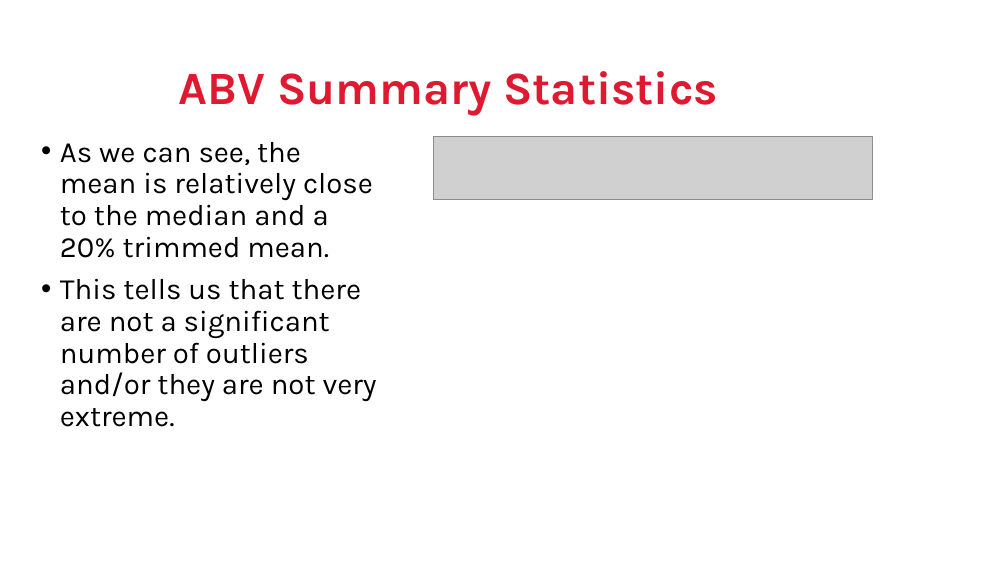
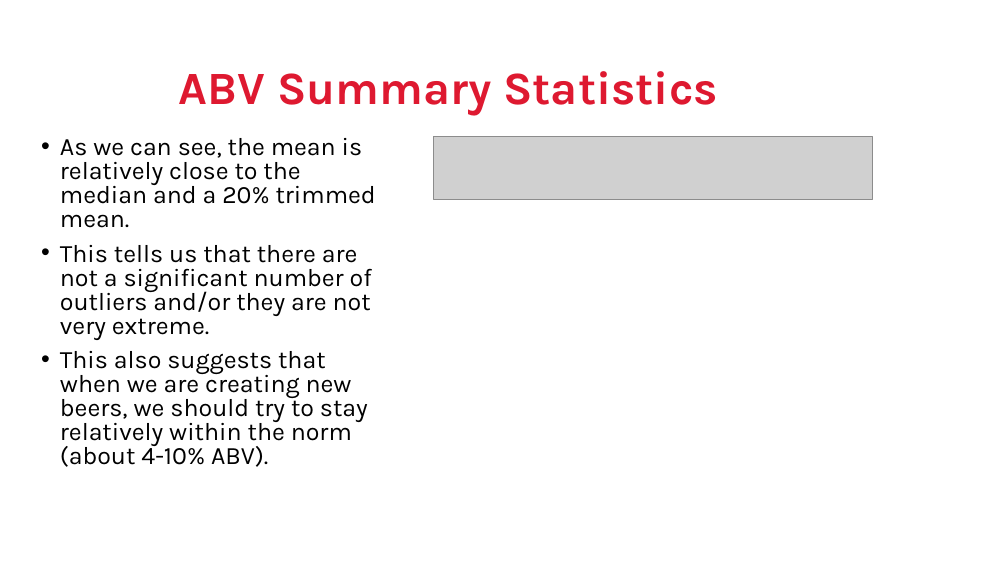
Before and after one commit to jeffnreed/DDS_Project1, a slide deck: slide 7 of DDS Project1 - Reed_Miller.pptx. Drawn at 1008x567 pixels with LibreOffice and Linux fonts; fonts in the diff are those of the drawing; grey boxes stand for pictures; background and template pictures are left out. Boxes give left, top, right and bottom in pixels: in the first picture for what was removed or moved away, otherwise in the second. Text is boxed around its words. In the diff, an @@ line names an element or a change of style, - is before the commit and + after.

```diff
--- a/DDS Project1 - Reed_Miller.pptx
+++ b/DDS Project1 - Reed_Miller.pptx
@@ text at bbox=[60, 138, 376, 340]: size 28 to 23.8 pt in "As we can see, the mean is ...", "This tells us that there are not ..."; line spacing 0.9 to 0.8 @@
@@ text at bbox=[60, 351, 368, 467]: paragraph added @@
+• This also suggests that when we are creating new beers, we should try to stay relatively within the norm (about 4-10% ABV).
```
Also in this commit, not shown: 2 other slides changed, 1 slide added.
